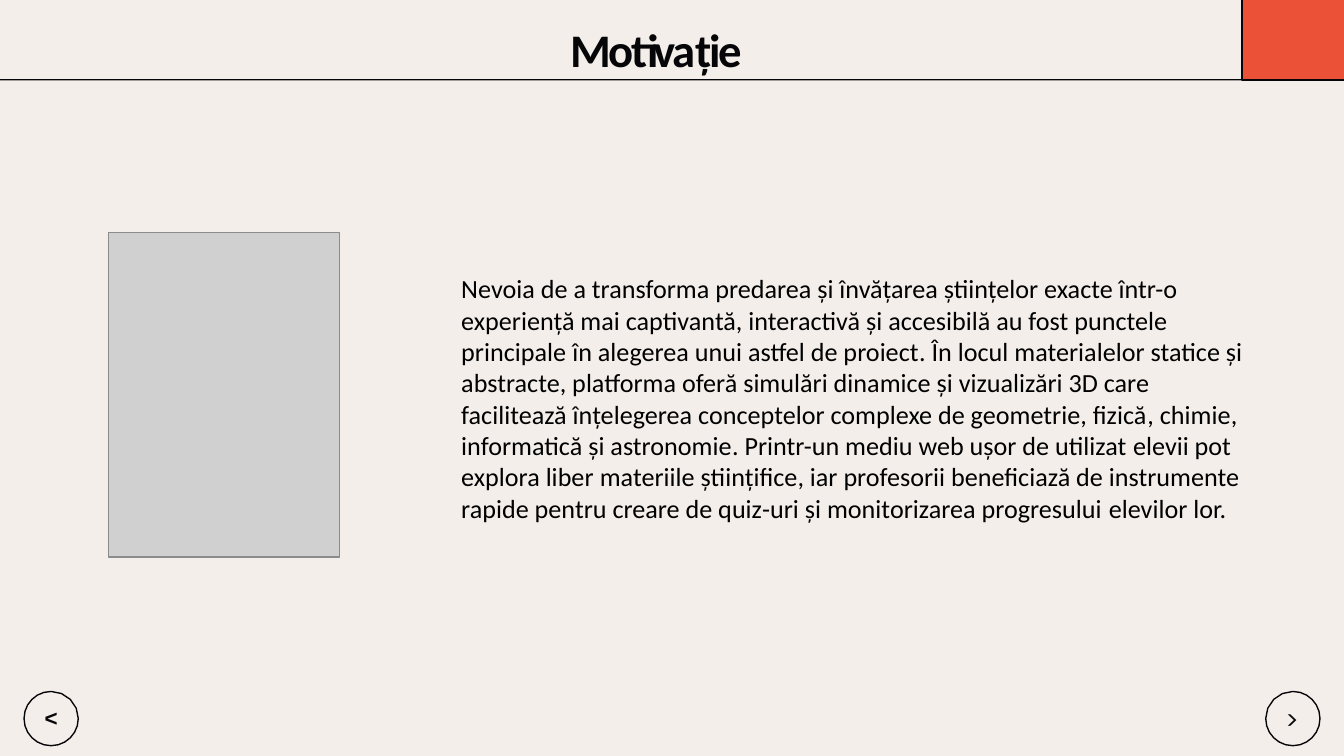
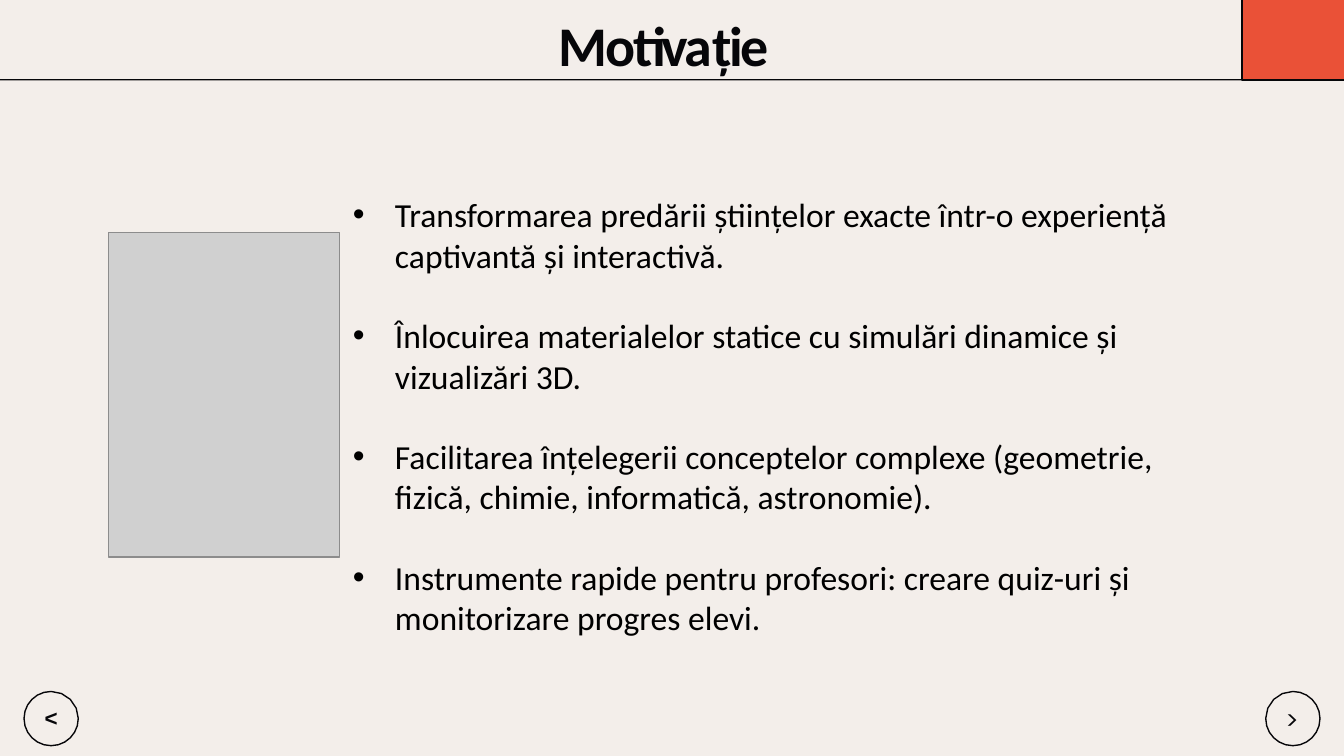
Before and after one commit to Dragomir1401/VisioScience-3D, a slide deck: slide 2 of Roadmap/scss/Prezentare_Final_Dragomir_Andrei.pptx. Drawn at 1344x756 pixels with LibreOffice and Linux fonts; fonts in the diff are those of the drawing; grey boxes stand for pictures. Boxes give left, top, right and bottom in pixels: in the first picture for what was removed or moved away, otherwise in the second. Text is boxed around its words. In the diff, an @@ line names an element or a change of style, - is before the commit and + after.

```diff
--- a/Roadmap/scss/Prezentare_Final_Dragomir_Andrei.pptx
+++ b/Roadmap/scss/Prezentare_Final_Dragomir_Andrei.pptx
@@ title "Motivație": place and size @@
-title "Motivație" at [570,34,742,76]
+title "Motivație" at [559,26,769,77]
@@ title "Motivație" at [559,26,769,77]: size 25 to 30 pt @@
@@ text at [395,203,1166,636]: text changed; size 14 to 18 pt @@
-Nevoia de a transforma predarea și învățarea științelor exacte într-o experiență mai captivantă, interactivă și accesibilă au fost punctele principale în alegerea unui astfel de proiect. În locul materialelor statice și abstracte, platforma oferă simulări dinamice și vizualizări 3D care facilitează înțelegerea conceptelor complexe de geometrie, fizică, chimie, informatică și astronomie. Printr-un mediu web ușor de utilizat elevii pot explora liber materiile științifice, iar profesorii beneficiază de instrumente rapide pentru creare de quiz-uri și monitorizarea progresului elevilor lor.
+• Transformarea predării științelor exacte într-o experiență captivantă și interactivă.
+• Înlocuirea materialelor statice cu simulări dinamice și vizualizări 3D.
+• Facilitarea înțelegerii conceptelor complexe (geometrie, fizică, chimie, informatică, astronomie).
+• Instrumente rapide pentru profesori: creare quiz-uri și monitorizare progres elevi.
```
Also in this commit, not shown: 15 other slides changed.
